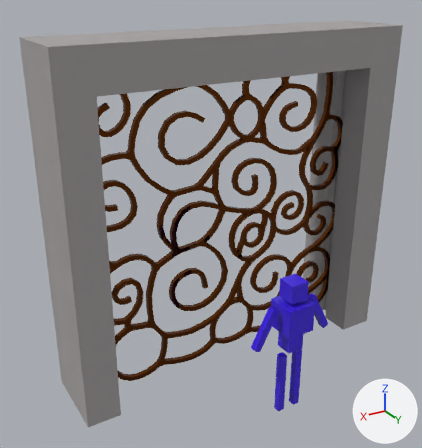
The FBX model JadeMist/Assets/Models/IslandParts/AncientRuins/ancient_door.fbx: old version first, new version second.
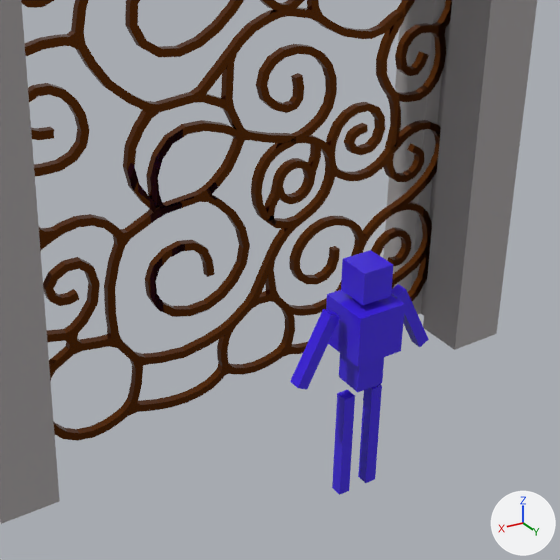
Old and new are each drawn whole from a 50 mm camera at (3.83, 5.95, 5.0) aimed at (0.44, 0.29, 2.17) and again close up on the part from 21% to 95% of the width and 30% to 100% of the height. The lights are fixed; the arrows at lower right show +X, +Y and +Z. The first two pictures are the older version.

Objects in the first close-up: 'CubeMan', 'Frame', 'MetalBars'.
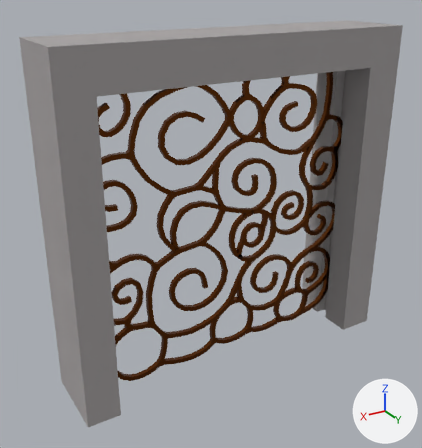
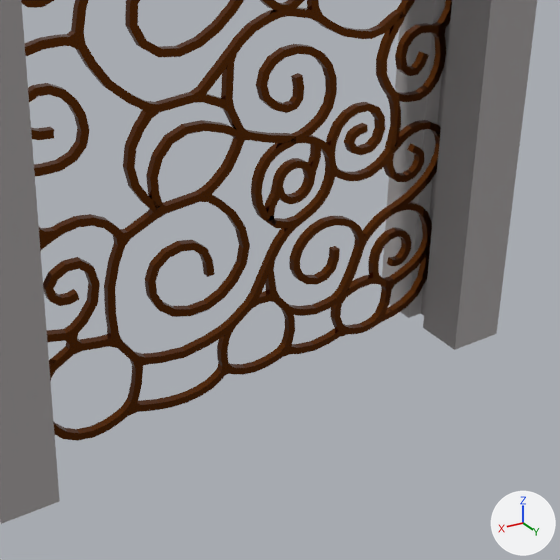
Location of each change, [x1, y1, x2, y2] in pixels of the close-ups (560 x 560 px):
'CubeMan', deleted (blue)
    before: [290, 250, 429, 495]

The change in detail:
Object 'CubeMan' (ob_cubeman) is deleted.
